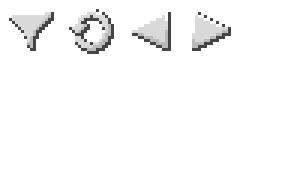
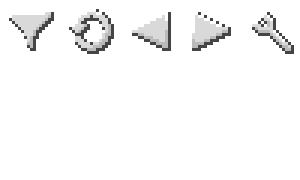
The second 300x180 image is a revision of the first. Changes to its layers:
added layer "Fix" above "Fix Shadow" over (x1=252, y1=12, x2=291, y2=51)
added layer "Fix Shadow" above "Right" over (x1=252, y1=12, x2=294, y2=54)
